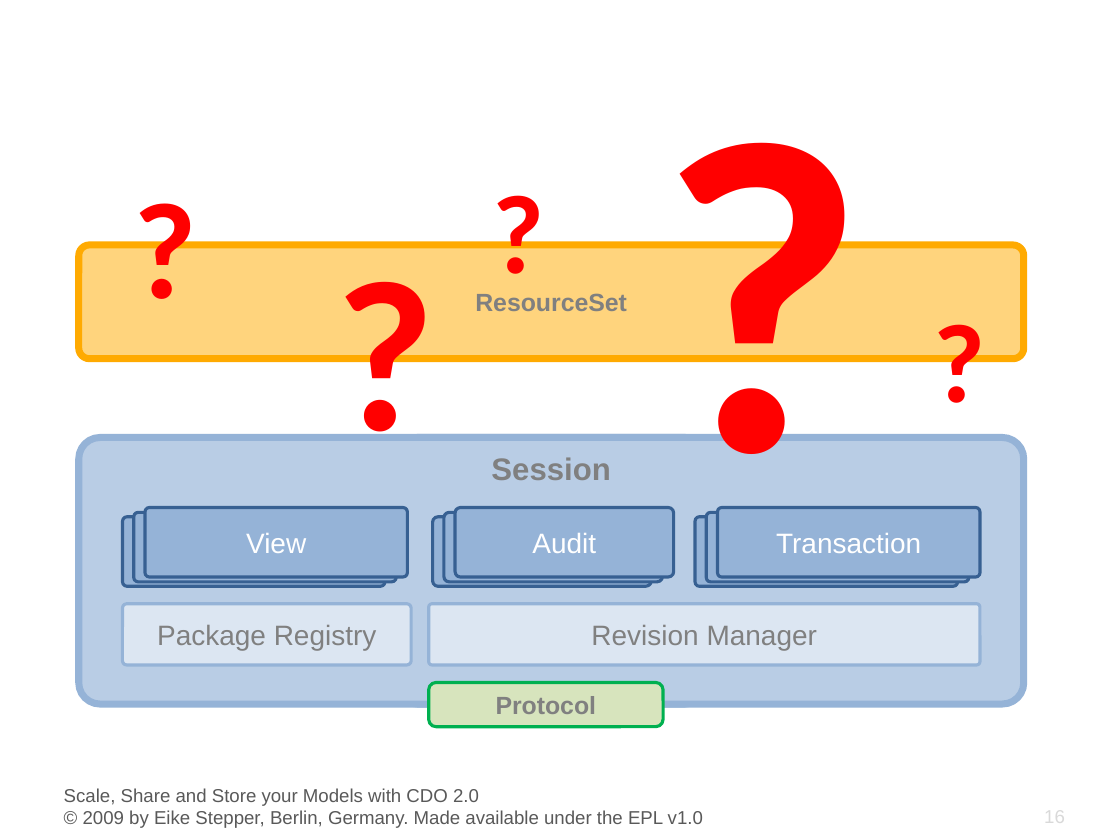
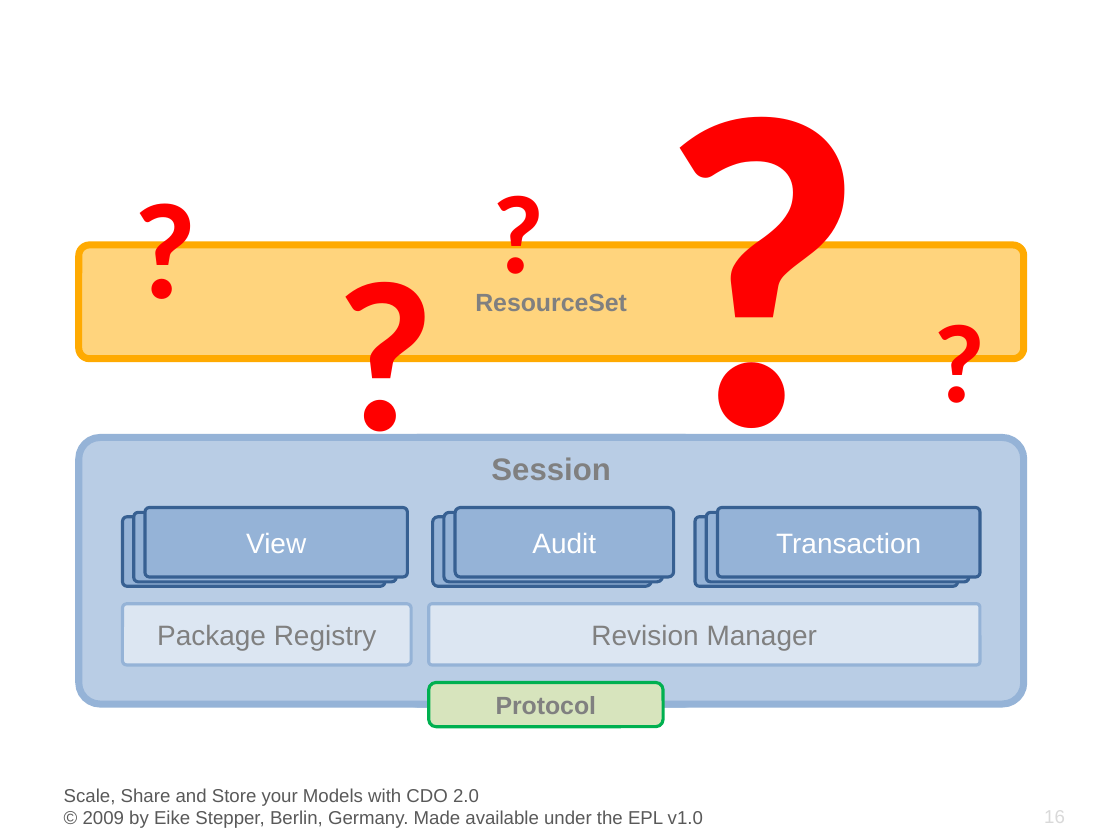
Before and after one commit to eclipse-cdo/cdo.www, a slide deck: slide 16 of documentation/presentations/EclipseCon_2009/CDO_EclipseCon_2009.pptx. Drawn at 1120x840 pixels with LibreOffice and Linux fonts; fonts in the diff are those of the drawing; background and template pictures are left out. Boxes give left, top, right and bottom in pixels: in the first picture for what was removed or moved away, otherwise in the second. Text is boxed around its words. In the diff, an @@ line names an element or a change of style, - is before the commit and + after.

```diff
--- a/documentation/presentations/EclipseCon_2009/CDO_EclipseCon_2009.pptx
+++ b/documentation/presentations/EclipseCon_2009/CDO_EclipseCon_2009.pptx
@@ text "?" rewrapped from (x1=647, y1=0, x2=879, y2=552) to (x1=647, y1=0, x2=879, y2=526) @@
```
Also in this commit, not shown: 6 other slides changed.
